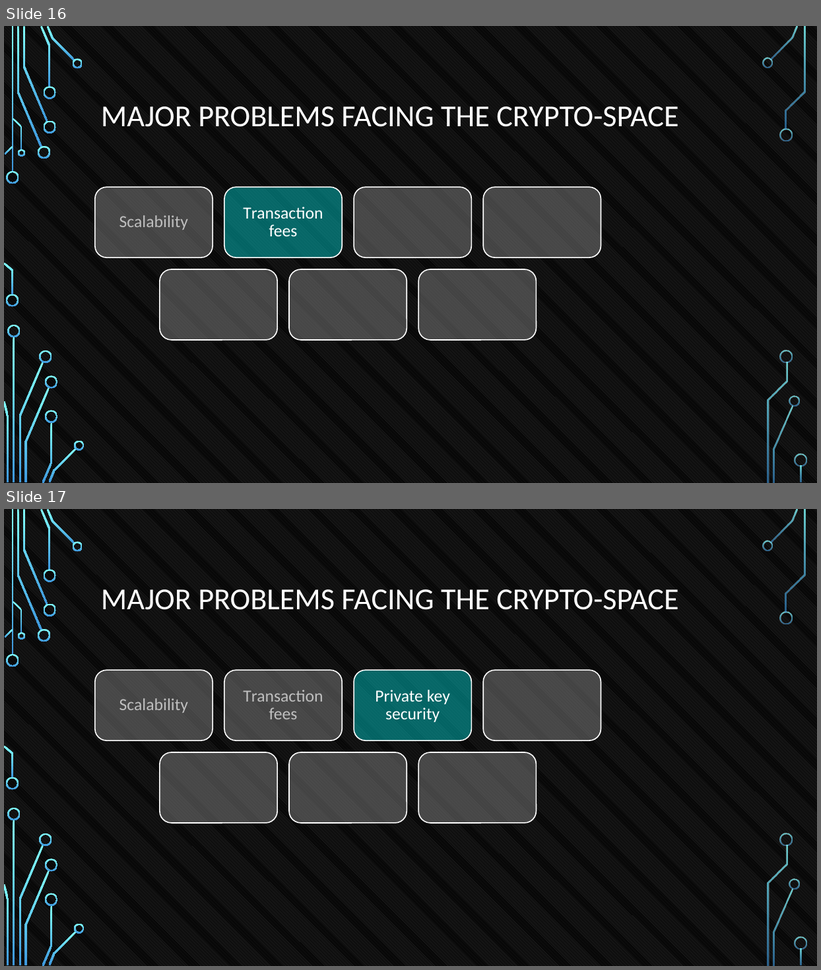
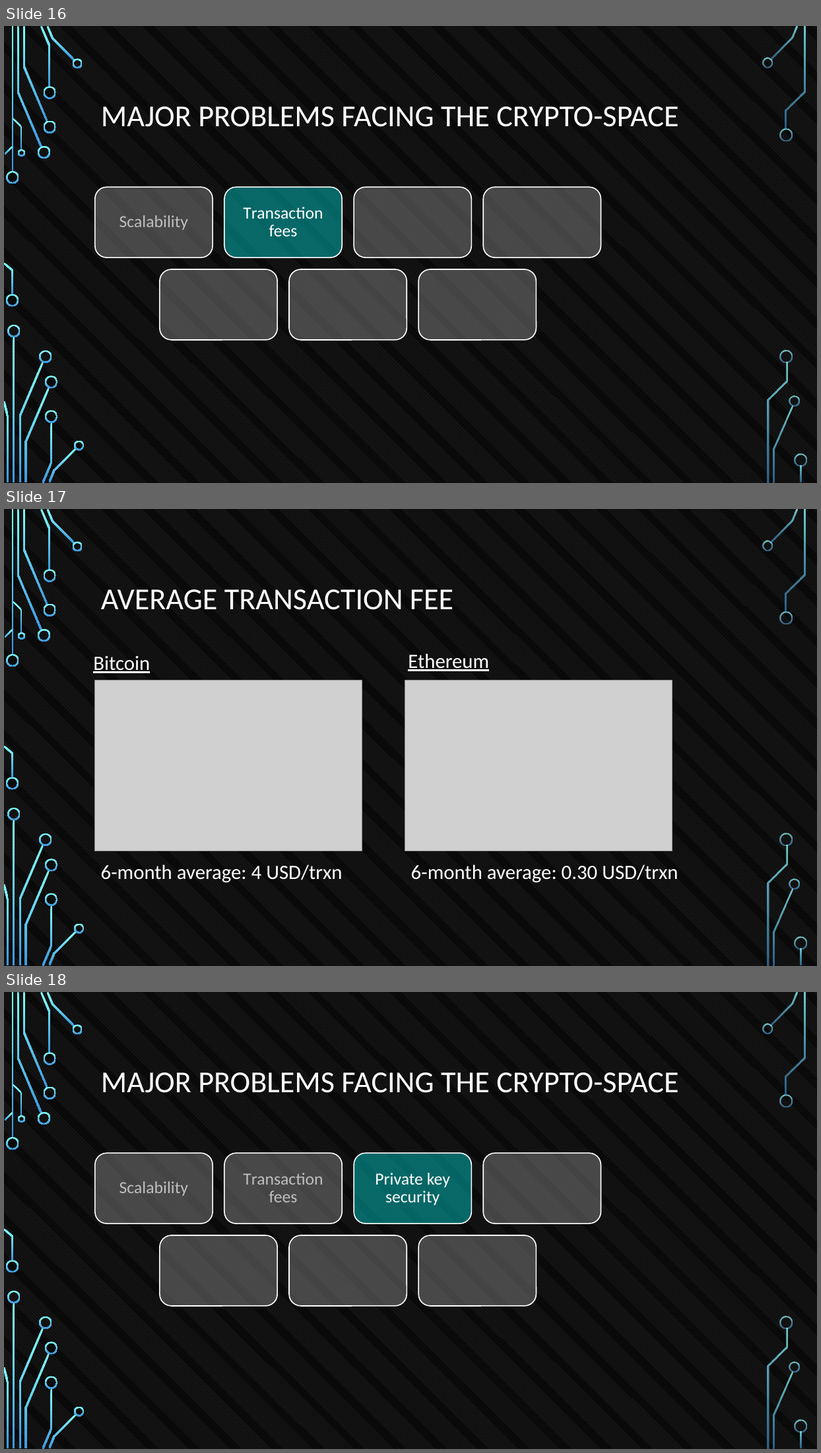
Before and after one commit to tokenika/tokenika.github.io, a slide deck: WarsawBlock(3).pptx. Shown one above the other, each under a label of ours: slides 16 and 17 before the commit, slides 16, 17 and 18 after it. The pictures are 821x970 and 821x1453 pixels, drawn with LibreOffice and Linux fonts; fonts in the diff are those of the drawing; grey boxes stand for pictures; background and template pictures are left out. Boxes give left, top, right and bottom in pixels: in the first picture for what was removed or moved away, otherwise in the second. Text is boxed around its words. In the diff, an @@ line names an element or a change of style, - is before the commit and + after.

```diff
--- a/WarsawBlock(3).pptx
+++ b/WarsawBlock(3).pptx
@@ slide 17 added at (x1=4, y1=509, x2=817, y2=966), background pattern #595959 on #000000; not listed: 36 template elements that a slide beside it also shows @@
@@ title added at (x1=101, y1=590, x2=453, y2=610), 36 pt, text #FFFFFF @@
+AVERAGE TRANSACTION FEE
@@ text added at (x1=93, y1=656, x2=150, y2=673), 24 pt, text #FFFFFF, underline @@
+Bitcoin
@@ text added at (x1=408, y1=654, x2=489, y2=671), 24 pt, text #FFFFFF, underline @@
+Ethereum
@@ picture added at (x1=95, y1=681, x2=362, y2=851) @@
@@ picture added at (x1=405, y1=681, x2=673, y2=852) @@
@@ text added at (x1=101, y1=865, x2=342, y2=883), 24 pt, text #FFFFFF @@
+6-month average: 4 USD/trxn
@@ text added at (x1=411, y1=865, x2=678, y2=883), 24 pt, text #FFFFFF @@
+6-month average: 0.30 USD/trxn
@@ what was slide 17 is now slide 18 @@
```
Also in this commit, not shown: 3 slides changed, 2 other files.
